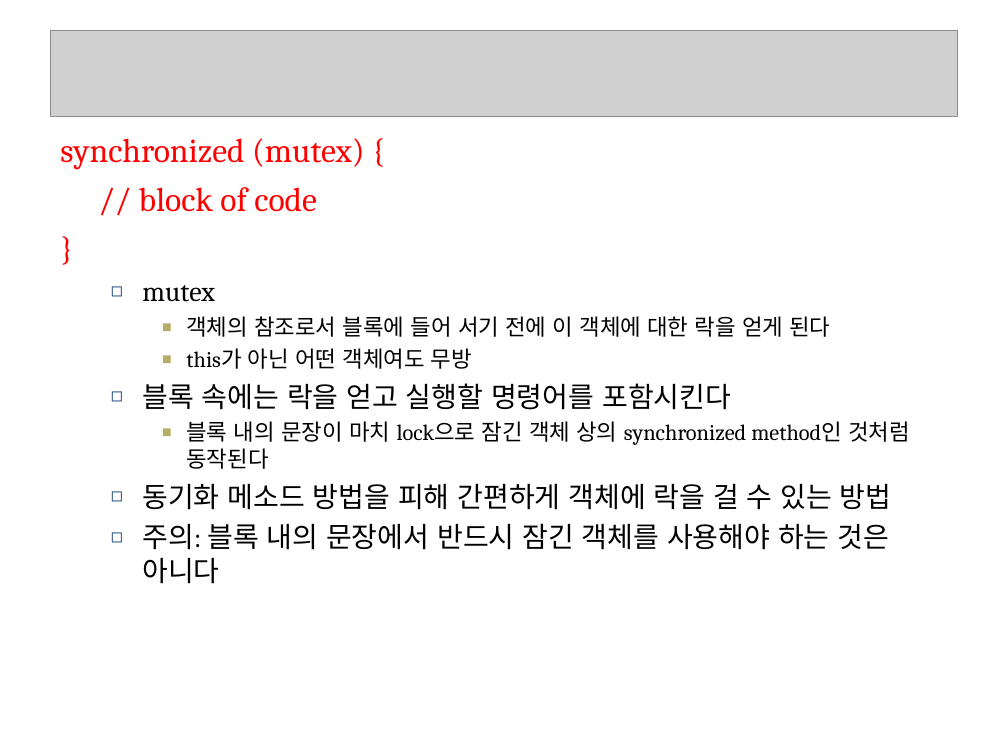
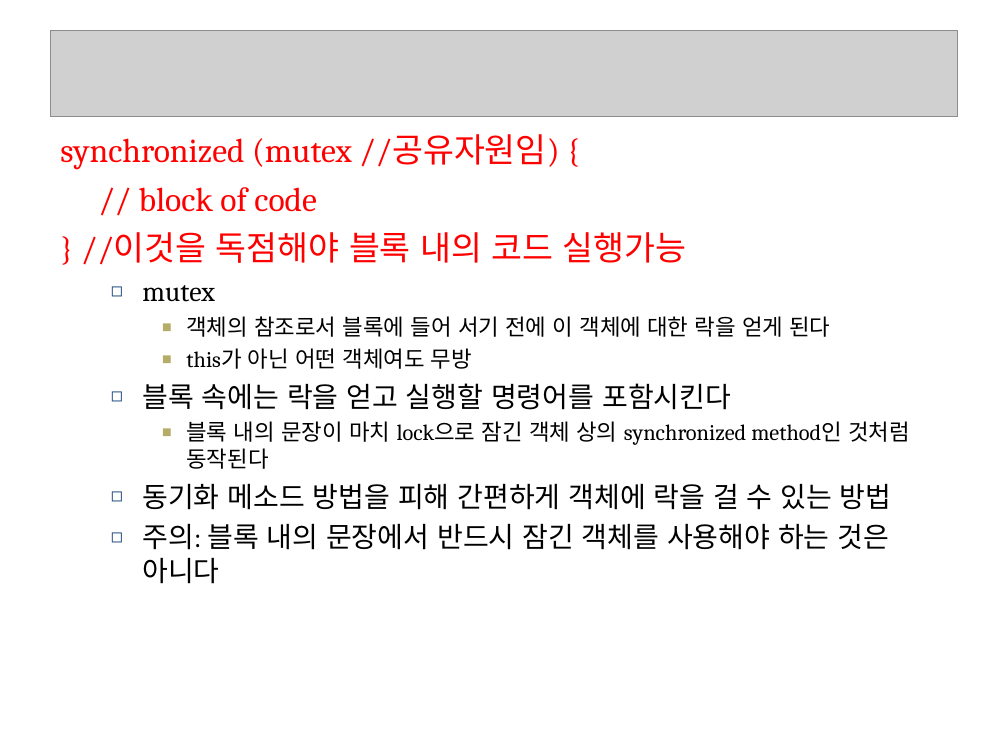
Before and after one commit to seleuchel/javaNetwork, a slide deck: slide 8 of ppt/055_chap03Threads3.ppt. Drawn at 1008x756 pixels with LibreOffice and Linux fonts; fonts in the diff are those of the drawing; grey boxes stand for pictures; background and template pictures are left out. Boxes give left, top, right and bottom in pixels: in the first picture for what was removed or moved away, otherwise in the second. Text is boxed around its words. In the diff, an @@ line names an element or a change of style, - is before the commit and + after.

```diff
--- a/ppt/055_chap03Threads3.ppt
+++ b/ppt/055_chap03Threads3.ppt
@@ text at [60, 134, 559, 170]: text changed @@
-synchronized (mutex) {
+synchronized (mutex //공유자원임) {
@@ text at [81, 232, 687, 265]: text changed @@
-}
+} //이것을 독점해야 블록 내의 코드 실행가능
```
Also in this commit, not shown: 22 other slides changed, 1 slide added, 1 slide removed, 5 other files.
